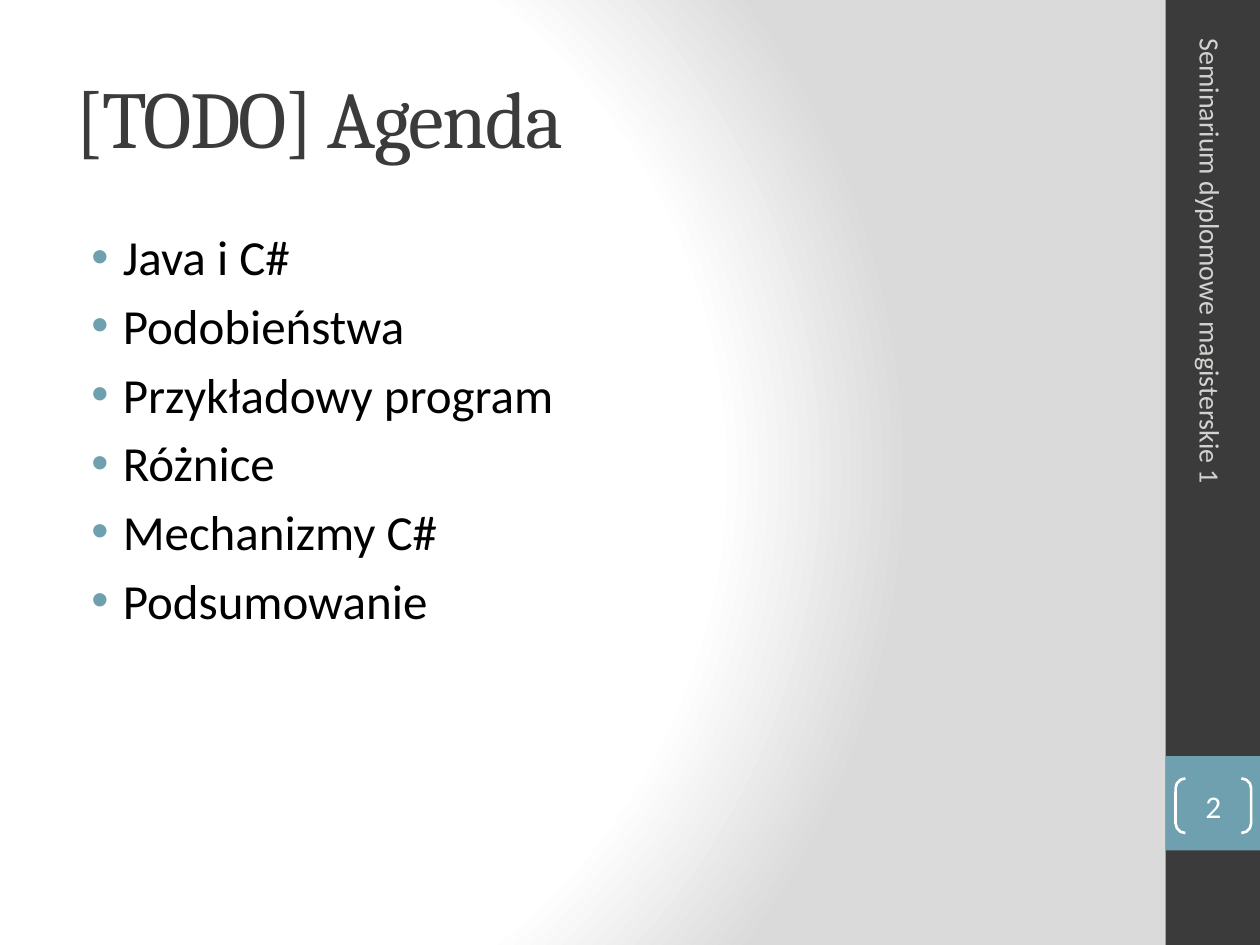
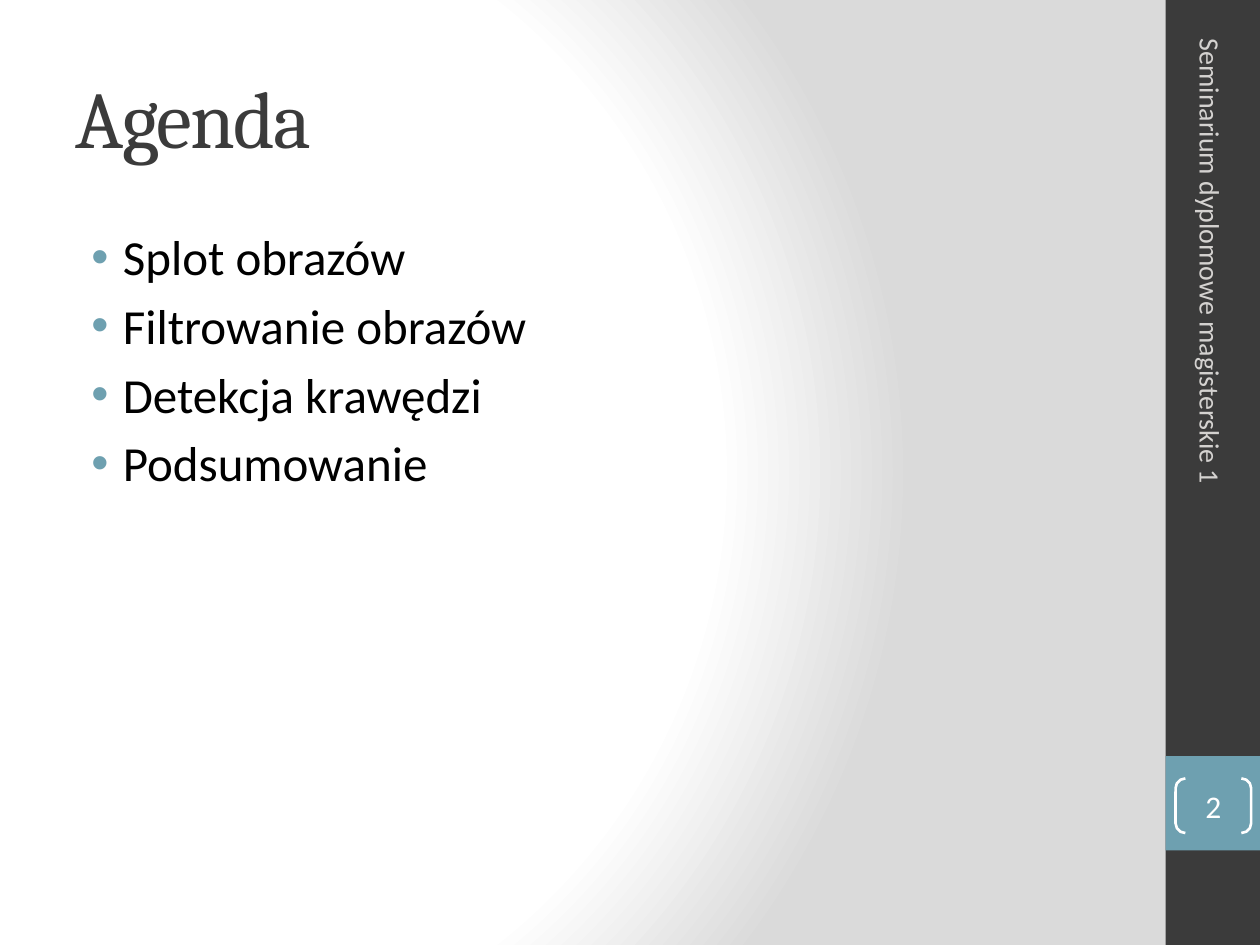
Before and after one commit to turekj/msc, a slide deck: slide 2 of Placeholder/seminar1/prezentacja/sdm1_Aniserowicz_Michal.pptx. Drawn at 1260x945 pixels with LibreOffice and Linux fonts; fonts in the diff are those of the drawing. Boxes give left, top, right and bottom in pixels: in the first picture for what was removed or moved away, otherwise in the second. Text is boxed around its words. In the diff, an @@ line names an element or a change of style, - is before the commit and + after.

```diff
--- a/Placeholder/seminar1/prezentacja/sdm1_Aniserowicz_Michal.pptx
+++ b/Placeholder/seminar1/prezentacja/sdm1_Aniserowicz_Michal.pptx
@@ title at [76,92,312,166]: text changed @@
-[TODO] Agenda
+Agenda
@@ text at [123,241,526,422]: text changed @@
-• Java i C#
-• Podobieństwa
-• Przykładowy program
-• Różnice
-• Mechanizmy C#
+• Splot obrazów
+• Filtrowanie obrazów
+• Detekcja krawędzi
```
Also in this commit, not shown: 1 other slide changed, 1 slide added.
